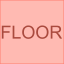
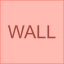
Layer changes from the first 64px x 64px image to the second:
pixels changed over [1, 25, 62, 39] (layer not identified)
